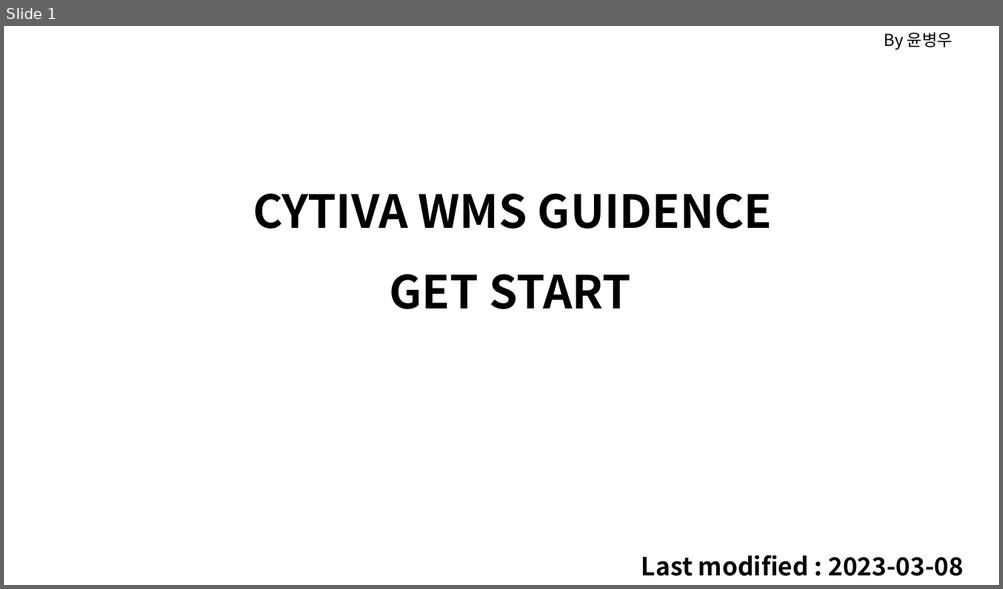
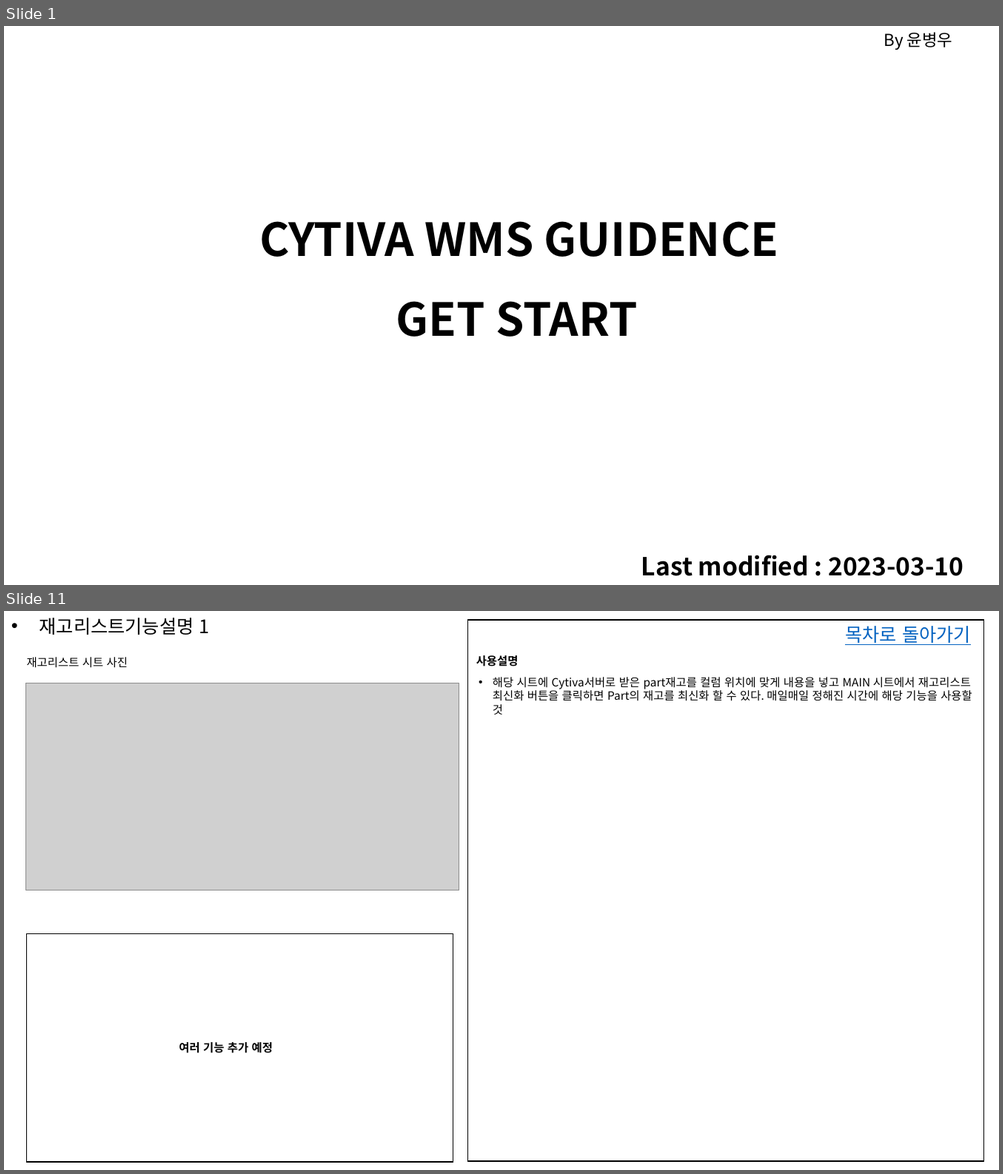
Before and after one commit to Themath93/warehouse-management-system, a slide deck: xlwings_job/cytiva_user_guide.pptx. Shown one above the other, each under a label of ours: slide 1 before the commit, slides 1 and 11 after it; the slides between them are not shown. The pictures are 1003x589 and 1003x1174 pixels, drawn with LibreOffice and Linux fonts; fonts in the diff are those of the drawing; grey boxes stand for pictures. Boxes give left, top, right and bottom in pixels: in the first picture for what was removed or moved away, otherwise in the second. Text is boxed around its words. In the diff, an @@ line names an element or a change of style, - is before the commit and + after.

```diff
--- a/xlwings_job/cytiva_user_guide.pptx
+++ b/xlwings_job/cytiva_user_guide.pptx
@@ slide 11 added at (4, 611, 999, 1170), background #FFFFFF @@
@@ text added at (40, 618, 209, 635), 18 pt, text #000000 @@
+• 재고리스트기능설명 1
@@ rectangle added at (467, 620, 984, 1162), outline #000000 1 pt @@
@@ text added at (845, 626, 970, 645), 18 pt, text #0563C1, underline @@
+목차로 돌아가기
@@ text added at (27, 657, 128, 668), 11 pt, text #000000 @@
+재고리스트 시트 사진
@@ text added at (476, 655, 518, 667), 11 pt, text #000000, bold @@
+사용설명
@@ text added at (492, 677, 972, 715), 11 pt, text #000000 @@
+• 해당 시트에 Cytiva서버로 받은 part재고를 컬럼 위치에 맞게 내용을 넣고 MAIN 시트에서 재고리스트 최신화 버튼을 클릭하면 Part의 재고를 최신화 할 수 있다. 매일매일 정해진 시간에 해당 기능을 사용할 것
@@ picture added at (26, 684, 459, 891) @@
@@ rectangle added at (26, 934, 453, 1162), outline #000000 1 pt @@
@@ text added at (179, 1042, 273, 1054), 11 pt, text #000000, bold @@
+여러 기능 추가 예정
@@ slide 1 changed as well @@
@@ text "CYTIVA WMS GUIDENCE": place and size @@
-text "CYTIVA WMS GUIDENCE" at (253, 193, 772, 229)
+text "CYTIVA WMS GUIDENCE" at (259, 221, 779, 257)
@@ text "GET START": place and size @@
-text "GET START" at (390, 274, 631, 309)
+text "GET START" at (395, 301, 637, 337)
@@ text at (641, 555, 963, 577): text changed @@
-Last modified : 2023-03-08
+Last modified : 2023-03-10
```
Also in this commit, not shown: 22 other slides added, 2 slides removed, 7 other files.
